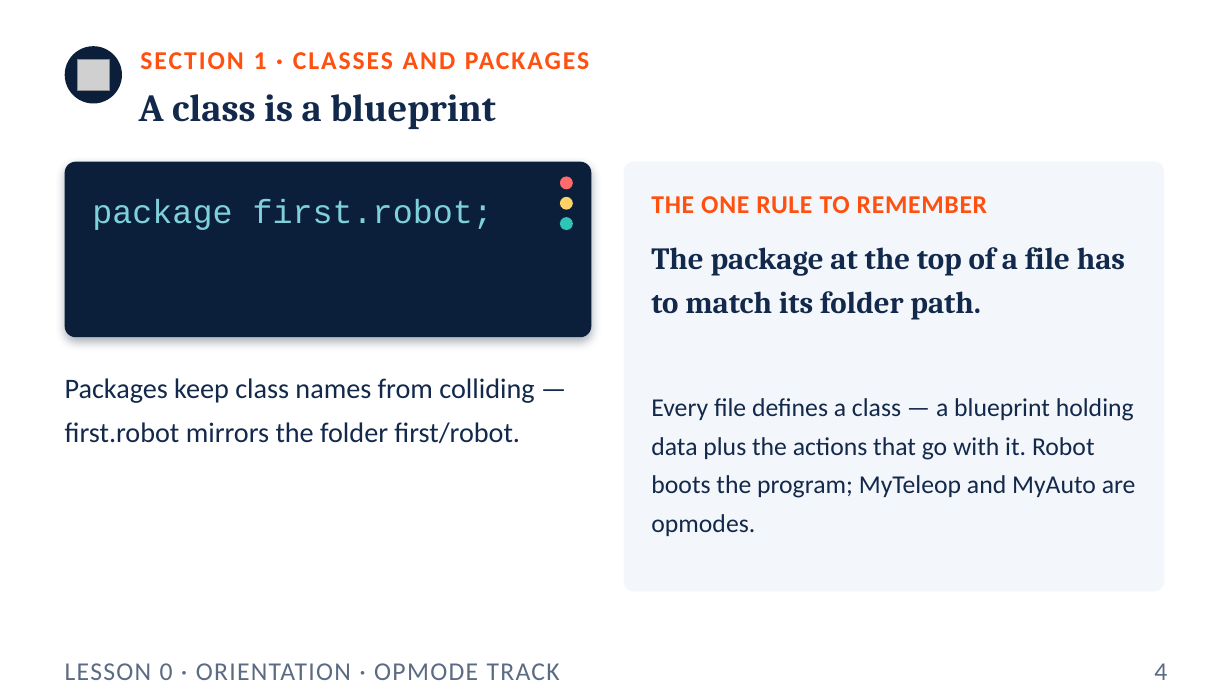
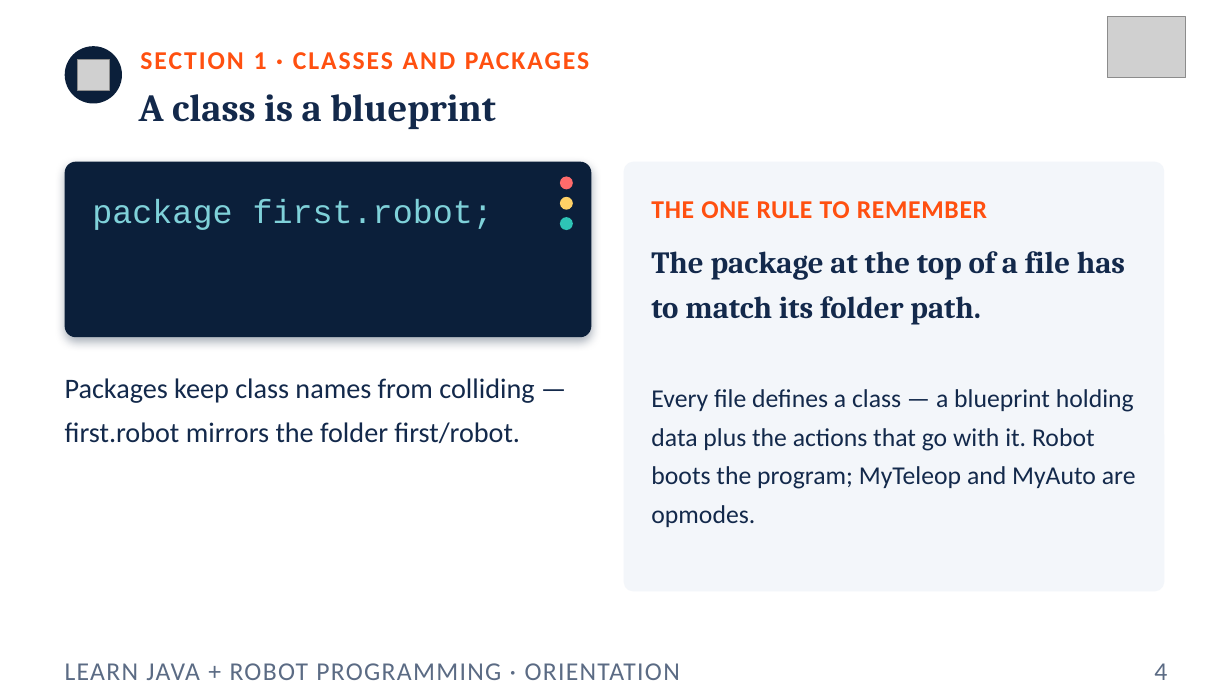
Before and after one commit to FRC5010/BasicRobotLessons, a slide deck: slide 4 of docs/presentations/v3/00-orientation.pptx. Drawn at 1232x693 pixels with LibreOffice and Linux fonts; fonts in the diff are those of the drawing; grey boxes stand for pictures. Boxes give left, top, right and bottom in pixels: in the first picture for what was removed or moved away, otherwise in the second. Text is boxed around its words. In the diff, an @@ line names an element or a change of style, - is before the commit and + after.

```diff
--- a/docs/presentations/v3/00-orientation.pptx
+++ b/docs/presentations/v3/00-orientation.pptx
@@ picture added at (x1=1107, y1=17, x2=1186, y2=78) @@
@@ text "THE ONE RULE TO REMEMBER" moved from (x1=651, y1=196, x2=987, y2=213) to (x1=651, y1=201, x2=987, y2=218) @@
@@ text "The package at the top ..." moved from (x1=651, y1=247, x2=1125, y2=320) to (x1=651, y1=251, x2=1125, y2=325) @@
@@ text "Every file defines a class ..." moved from (x1=651, y1=398, x2=1136, y2=536) to (x1=651, y1=389, x2=1136, y2=527) @@
@@ text at (x1=65, y1=663, x2=680, y2=680): text changed @@
-LESSON 0 · ORIENTATION · OPMODE TRACK
+LEARN JAVA + ROBOT PROGRAMMING · ORIENTATION
```
Also in this commit, not shown: 10 other slides changed, 40 other files.
